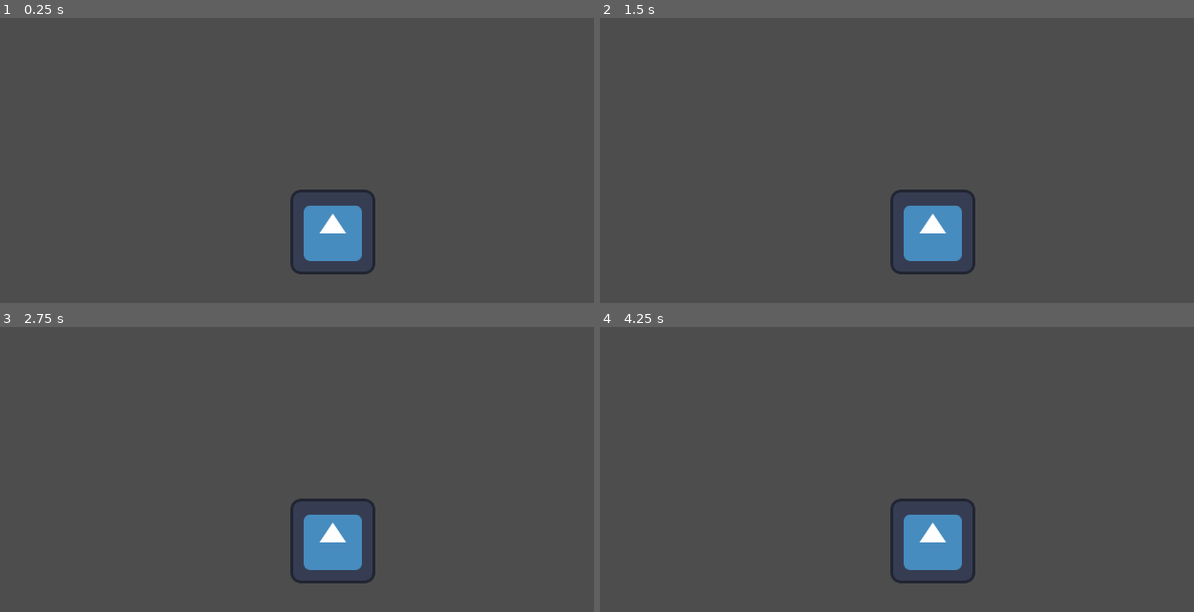
Above: before the commit, frames 1-4 (two rows, left to right).
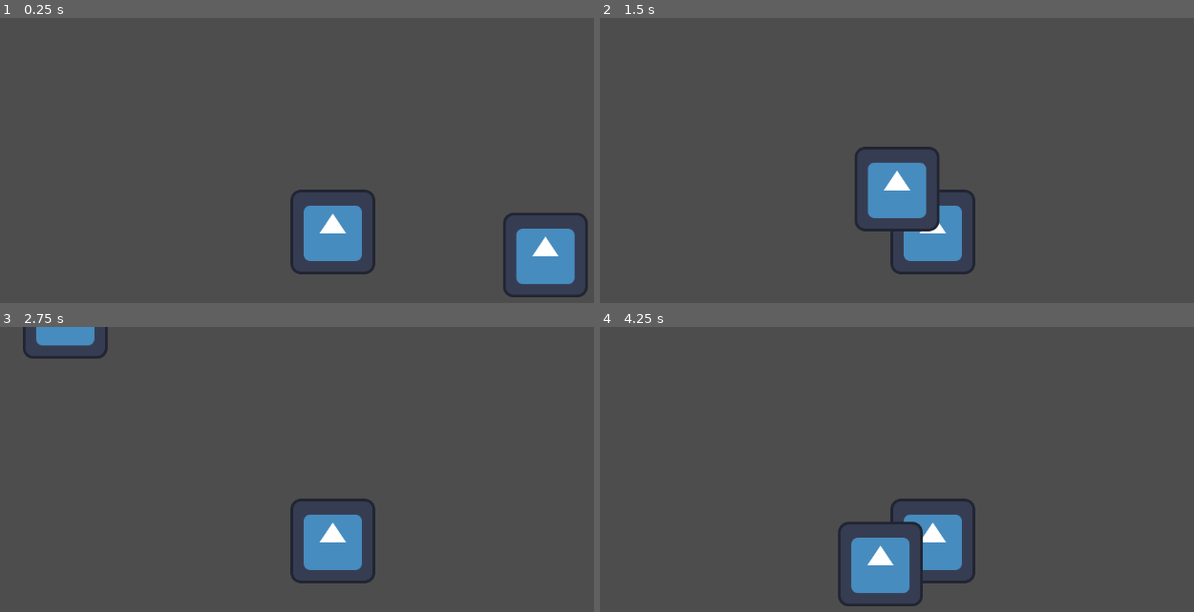
Above: after the commit, the same moments.

Repository: loicVS-cell/FuturePortfolio
Game: Godot game, scene res://Assets/Scenes/game.tscn
The game is run twice, just before and just after one commit, with the same random seed, the same clock (stepped at 60 frames per second) and the same inputs. The engine's default icon, where the game draws it, is replaced by a stand-in: a white triangle on a blue panel in a dark square.
Inputs:
- Up to frame 1 (0.25 s): no input
- Up to frame 2 (1.5 s): tap Enter at 0.5 s; hold Right (ui_right) 0.53-1.28 s; hold Down (ui_down) from 1.28 s (still down)
- Up to frame 3 (2.75 s): release Down (ui_down) at 2.03 s; hold Right (ui_right) from 2.03 s (still down)
- Up to frame 4 (4.25 s): release Right (ui_right) at 2.78 s; hold Up (ui_up) 2.78-3.53 s; hold Left (ui_left) from 3.53 s (still down)

The runs differ from the first frame. In frame 1, 2.4% of the frame differs, in the area x 84-99%, y 68-98%; in frame 2, 2.6%; in frame 3, 0.9%; in frame 4, 2.7%, in the area x 40-55%, y 68-98%.

Commit message:
FEAT: adding movement controls
adding gdscript to control the player scenes movement

Diff:
--- a/Assets/Scenes/game.tscn
+++ b/Assets/Scenes/game.tscn
@@ -1,6 +1,7 @@
 [gd_scene format=3 uid="uid://cosiy0xpk7y8m"]
 
 [ext_resource type="PackedScene" uid="uid://cvlx1qo6kup2v" path="res://Assets/Scenes/player.tscn" id="1_nbu75"]
+[ext_resource type="Texture2D" uid="uid://dp15kxng425gl" path="res://icon.svg" id="2_pfbgl"]
 
 [node name="Game" type="Node" unique_id=1632315879]
 
@@ -12,6 +13,10 @@
 
 [node name="Player" parent="Main Scene" unique_id=1477115377 instance=ExtResource("1_nbu75")]
 
+[node name="Icon" type="Sprite2D" parent="Main Scene" unique_id=974522936]
+position = Vector2(321, 35)
+texture = ExtResource("2_pfbgl")
+
 [node name="UI" type="Control" parent="." unique_id=110211270]
 layout_mode = 3
 anchors_preset = 0
--- a/Assets/Scenes/player.tscn
+++ b/Assets/Scenes/player.tscn
@@ -1,11 +1,13 @@
 [gd_scene format=3 uid="uid://cvlx1qo6kup2v"]
 
 [ext_resource type="Texture2D" uid="uid://dp15kxng425gl" path="res://icon.svg" id="1_6cd4h"]
+[ext_resource type="Script" uid="uid://mvjsyyeq7vm3" path="res://Assets/Scripts/player_controls.gd" id="1_7dd06"]
 
 [sub_resource type="RectangleShape2D" id="RectangleShape2D_7dd06"]
 size = Vector2(118, 118)
 
 [node name="Player" type="CharacterBody2D" unique_id=1477115377]
+script = ExtResource("1_7dd06")
 
 [node name="Camera2D" type="Camera2D" parent="." unique_id=2007582375]
 
--- /dev/null
+++ b/Assets/Scripts/player_controls.gd
@@ -0,0 +1,15 @@
+extends CharacterBody2D
+
+@export var movement_speed : float = 500
+var character_direction : Vector2
+
+func _physics_process(delta):
+	character_direction.x = Input.get_axis("ui_left", "ui_right")
+	character_direction.y = Input.get_axis("ui_up", "ui_down")
+
+	if character_direction:
+		velocity = character_direction * movement_speed
+	else:
+		velocity = velocity.move_toward(Vector2.ZERO, movement_speed)
+
+	move_and_slide()
Not shown, added: Assets/Scripts/player_controls.gd.uid
